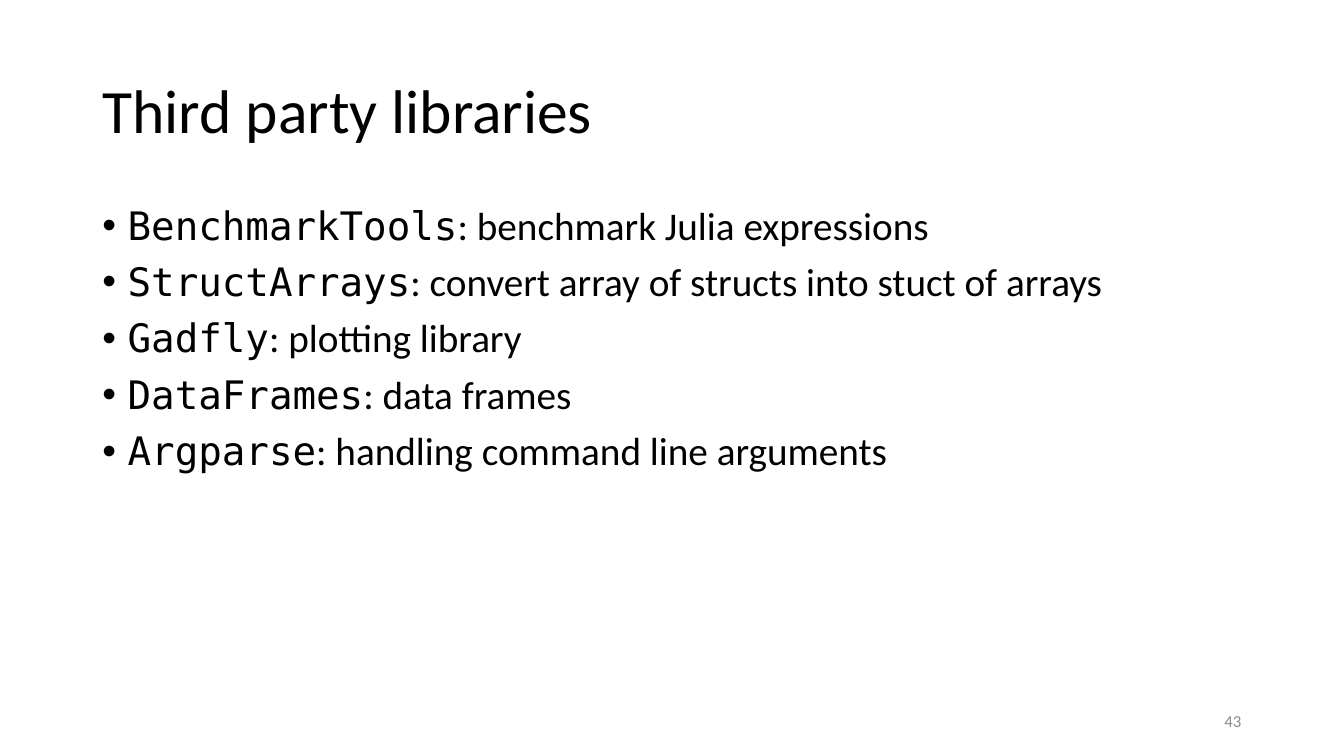
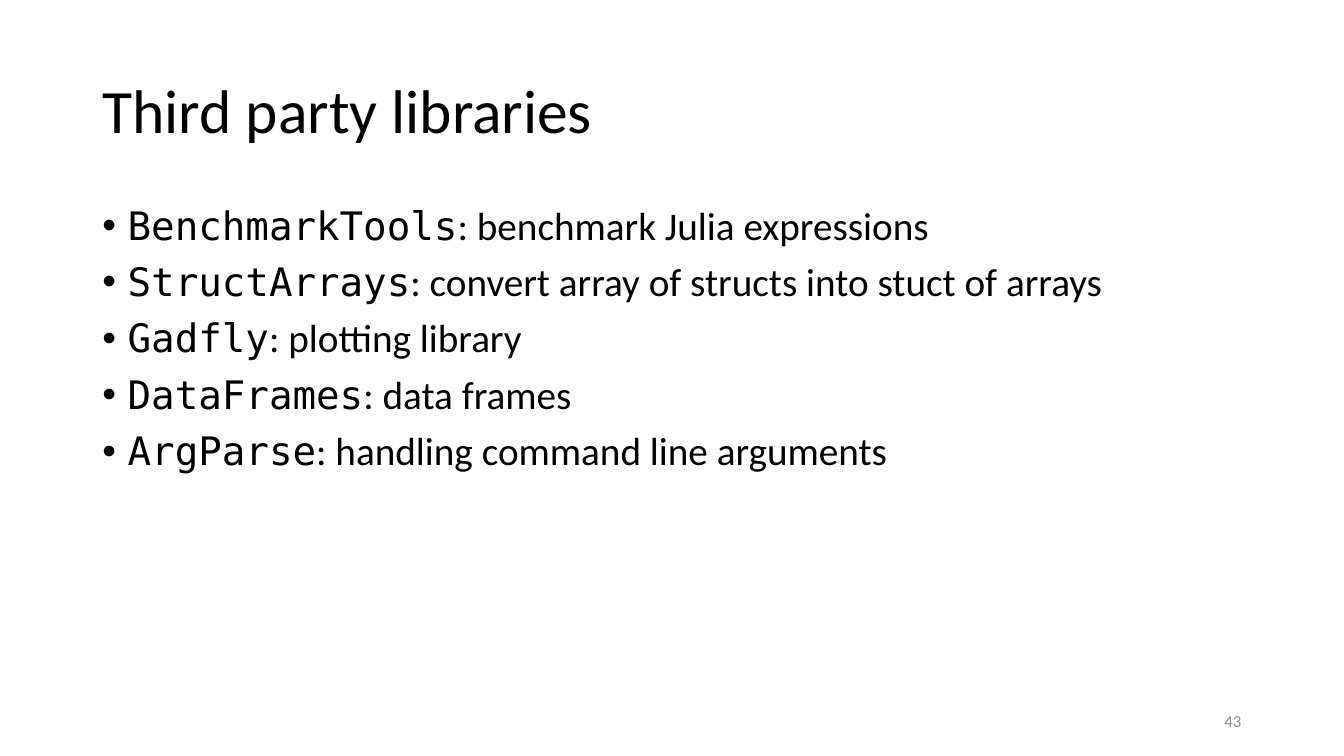
Before and after one commit to gjbex/Julia_good_bad_ugly, a slide deck: slide 43 of julia,_good_back_ugly.pptx. Drawn at 1344x756 pixels with LibreOffice and Linux fonts; fonts in the diff are those of the drawing. Boxes give left, top, right and bottom in pixels: in the first picture for what was removed or moved away, otherwise in the second. Text is boxed around its words. In the diff, an @@ line names an element or a change of style, - is before the commit and + after.

```diff
--- a/julia,_good_back_ugly.pptx
+++ b/julia,_good_back_ugly.pptx
@@ text at <box>128,436,887,474</box>: text changed @@
-• Argparse: handling command line arguments
+• ArgParse: handling command line arguments
```
Also in this commit, not shown: 3 other slides changed, 1 other file.
